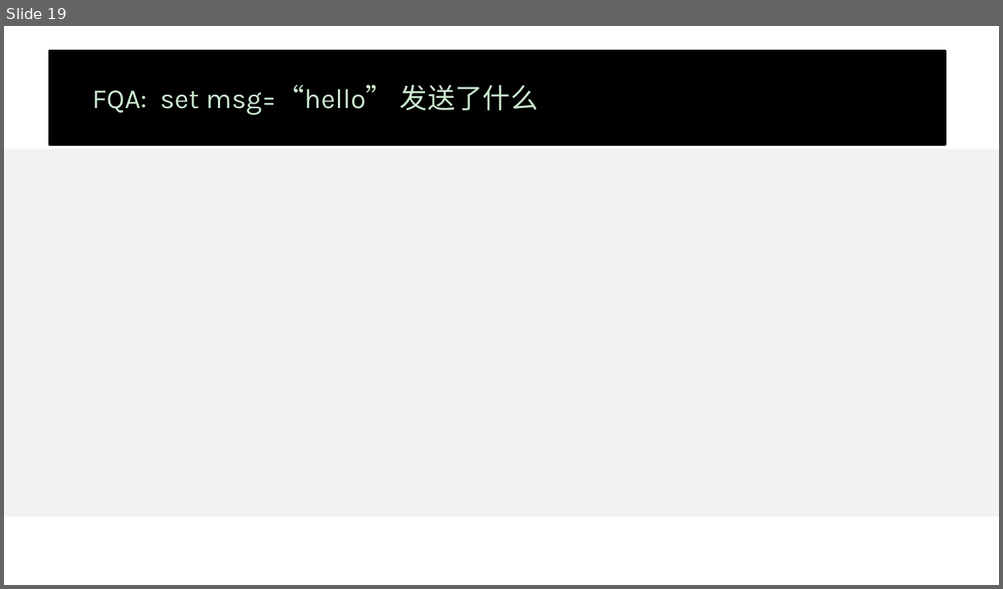
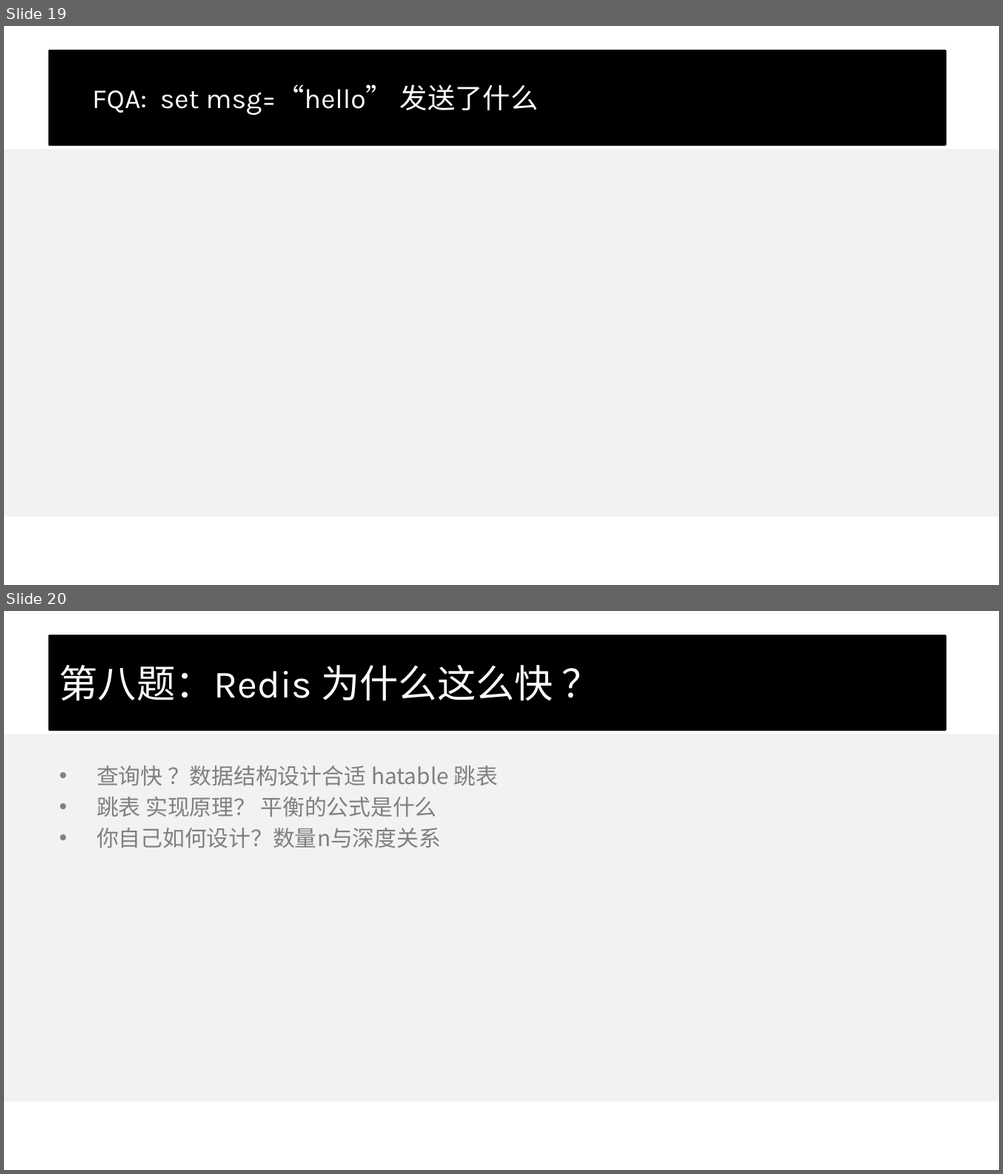
Before and after one commit to wangcy6/weekly, a slide deck: ppt/2020/服务器设计_组件篇.pptx. Shown one above the other, each under a label of ours: slide 19 before the commit, slides 19 and 20 after it. The pictures are 1003x589 and 1003x1174 pixels, drawn with LibreOffice and Linux fonts; fonts in the diff are those of the drawing; background and template pictures are left out. Boxes give left, top, right and bottom in pixels: in the first picture for what was removed or moved away, otherwise in the second. Text is boxed around its words. In the diff, an @@ line names an element or a change of style, - is before the commit and + after.

```diff
--- a/ppt/2020/服务器设计_组件篇.pptx
+++ b/ppt/2020/服务器设计_组件篇.pptx
@@ slide 20 added at (x1=4, y1=611, x2=999, y2=1170), background #FFFFFF; not listed: 1 template element that a slide beside it also shows @@
@@ title added at (x1=50, y1=636, x2=945, y2=729), fill #000000, outline #000000 2 pt, 28 pt, text #FFFFFF @@
+第八题：Redis 为什么这么快 ？
@@ text added at (x1=96, y1=766, x2=498, y2=849), 16 pt, text #808080 @@
+• 查询快 ？数据结构设计合适 hatable 跳表
+• 跳表 实现原理？ 平衡的公式是什么
+• 你自己如何设计？数量n与深度关系
@@ slide 19 changed as well @@
@@ background #CCE8CF to #FFFFFF @@
@@ title "FQA: set msg=“hello” 发送了什么" at (x1=50, y1=51, x2=945, y2=144): text colour #CCE8CF to #FFFFFF @@
```
Also in this commit, not shown: 19 other slides changed, 2 other slides added, 2 slides removed, 7 other files.
